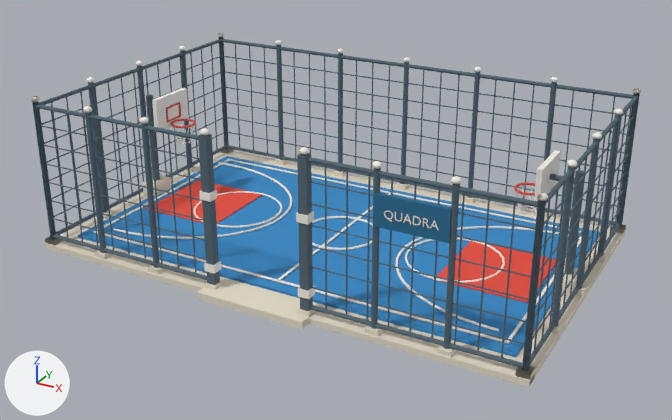
Renders of the Blender file assets-source/court.blend from each side of a commit.
One viewpoint serves both versions: a 50 mm lens placed at (3.52, -6.47, 3.53), pointed at (0.06, -0.18, 0.38). Arrows for +X, +Y and +Z are at lower left; the lights stay in place. The first picture is the older version.

Objects in the first picture: 'basket stanchion', 'continuous court apron', 'court number', 'painted key', 'sport surface', 'touchline'.
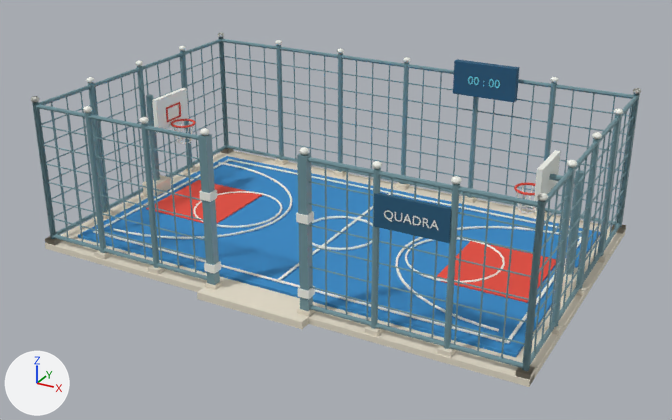
Where the newer file only moved an object's origin or applied its transform, the numbers keep the older frame.

Changed parts and their boxes [x1, y1, x2, y2] in the pictures (672 x 420 px):
'basket stanchion', recoloured (dark blue to cyan)
    both: [32, 37, 640, 371]
'court number', reshaped (88% wider, 263% taller)
    before: [374, 193, 451, 243]
    after: [374, 59, 520, 243]
'identity 00 : 00', added
    after: [468, 76, 500, 88]
part 1 of me_cubo_3016, added (dark blue)
    after: [453, 59, 520, 103]

What changed in the scene script:
```text
Change mat_eco_metal:
    mat_eco_metal.base_color: (0.0844, 0.13, 0.165) -> (0.159, 0.287, 0.323)  # dark blue #526571 -> cyan #6f929a
Add mat_eco_led:
    mat_eco_led = principled_material('eco.led')
    mat_eco_led.base_color = (0.184, 0.723, 0.784)  # cyan #77dde5
    mat_eco_led.roughness = 0.38
Change me_cubo_3016:
    used by ob_court_number; location = (1.25, -1.304, 1.01)
    remove me_cubo_3016.from_pydata(...)  # 8 vertices, 6 faces; spans x -0.275..0.275, y -0.015..0.015, z -0.12..0.12
    add me_cubo_3016.from_pydata(...)  # 16 vertices, 12 faces; spans x -0.74..0.275, y -0.015..2.569, z -0.12..0.39
    me_cubo_3016 part 1: a new loose piece, a box spanning x -0.74..-0.16, y 2.499..2.569, z 0.09..0.39, in mat_eco_navy (dark blue #225878)
Add me_texto_041:
    me_texto_041.from_pydata(...)  # 320 vertices, 232 faces; spans x -0.149..0.149, y -0.001..0.076, z -0.001..0.001
    me_texto_041.materials.append(mat_eco_led)  # cyan #77dde5
Add ob_identity_00___00:
    ob_identity_00___00 = bpy.data.objects.new('identity 00 : 00', me_texto_041)
    ob_identity_00___00.location = (0.8, 1.188, 1.21)
    ob_identity_00___00.rotation_euler = (1.571, 0.0, 0.0)  # degrees (90, 0, 0)
```
